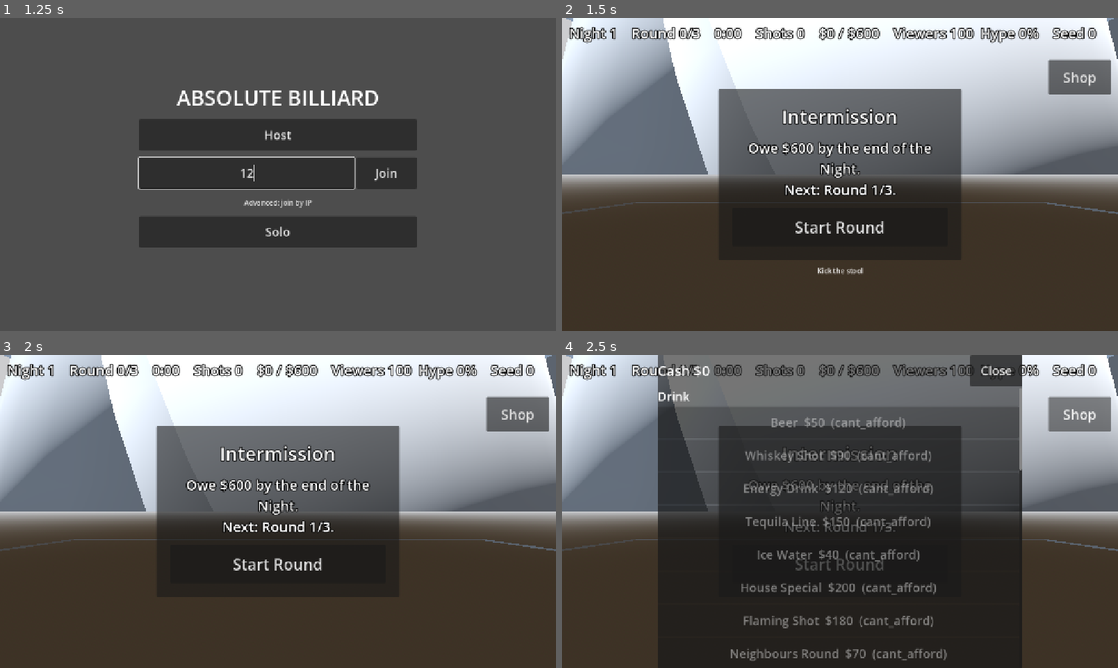
Above: before the commit, frames 1-4 (two rows, left to right).
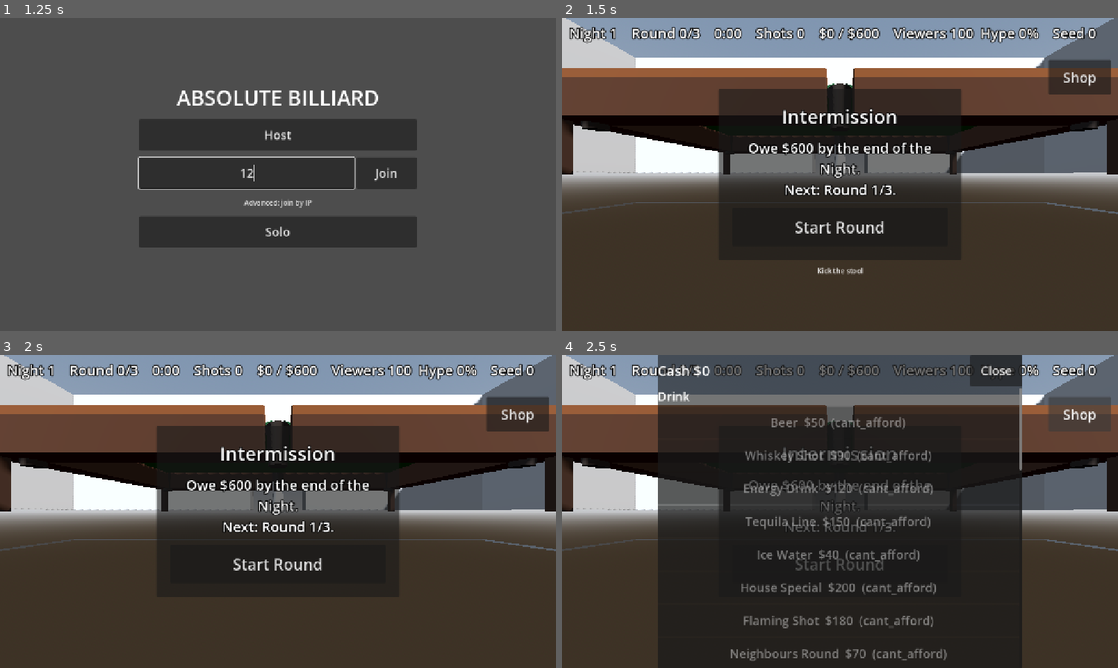
Above: after the commit, the same moments.

Repository: Cleans3/absolute-billiard
Game: Godot game, scene res://src/levels/Lobby.tscn
Two runs of this game, one before a commit and one after it. Both use one fixed random seed, a clock stepped at 60 frames per second and the inputs below.
Inputs (mouse positions are in pixels of both pictures, inside the frame that each line leads up to):
- Up to frame 1 (1.25 s): click (244, 174) at 0.52 s; type "12" at 0.6 s
- Up to frame 2 (1.5 s): click "Solo" at 1.25 s
- Up to frame 3 (2 s): no input
- Up to frame 4 (2.5 s): click "Shop" at 2 s

Frame 1 is identical in both runs. In frame 2, 42% of the frame differs, in the area x 0-100%, y 0-50%; in frame 3, 42%; in frame 4, 31%.

Commit message:
player: drink picker, derived CARRY from mirrored rig holders, rig 1 spot, bar pair probe (M6)
Co-Authored-By: Claude Sonnet 5.5 <noreply@anthropic.com>

Diff:
--- a/src/gameplay/camera/cameras.gd
+++ b/src/gameplay/camera/cameras.gd
@@ -10,7 +10,7 @@
 const POCKET_LIFT := 0.15  # aim the ray a little above the cloth so it does not start inside it
 ## Floor position + yaw per rig; rigs 1–2 are the MVP pair, 3–4 the spare tripods. [tune]
 const SPOTS: Array = [
-	[Vector3(0.0, 0.0, -0.3), 0.0],
+	[Vector3(-2.6, 0.0, -0.3), 0.0],  # ≥ 1 m from every bar prop, so a prompt never has two candidates
 	[Vector3(0.0, 0.0, -6.7), PI],
 	[Vector3(-5.2, 0.0, -3.5), -PI / 2.0],
 	[Vector3(5.2, 0.0, -3.5), PI / 2.0],
@@ -26,9 +26,13 @@
 var last_rig := &""  # the rig that won the latest score
 var last_quality := 0.0
 
+## Any rig's holder changed (host: a grab/place; client: a pose packet). The Player derives CARRY from it.
+signal holders_changed
+
 var _accum := 0.0
 var _settle := 0
 var _sent: PackedFloat32Array
+var _sent_holders: PackedInt32Array
 
 
 func _ready() -> void:
@@ -110,6 +114,7 @@
 				other.held_by = 0  # one rig per pair of hands
 		rig.held_by = peer_id
 	_settle = SETTLE_SENDS
+	holders_changed.emit()
 
 
 func _nearest(pos: Vector3) -> CameraRig:
@@ -140,12 +145,14 @@
 		return
 	_accum = 0.0
 	var poses := _poses()
-	if poses != _sent:
+	var holders := _holders()
+	if poses != _sent or holders != _sent_holders:
 		_sent = poses
+		_sent_holders = holders
 		_settle = SETTLE_SENDS
 	if _settle > 0:
 		_settle -= 1
-		push_rig_poses.rpc(poses)
+		push_rig_poses.rpc(poses, holders)
 
 
 func _poses() -> PackedFloat32Array:
@@ -155,8 +162,22 @@
 	return out
 
 
+func _holders() -> PackedInt32Array:
+	var out := PackedInt32Array()
+	for rig in rigs:
+		out.append(rig.held_by)
+	return out
+
+
 @rpc("authority", "call_remote", "unreliable_ordered", 2)
-func push_rig_poses(poses: PackedFloat32Array) -> void:
+func push_rig_poses(poses: PackedFloat32Array, holders: PackedInt32Array) -> void:
+	var moved := false
 	for i in mini(rigs.size(), poses.size() / 4):
 		rigs[i].position = Vector3(poses[i * 4], poses[i * 4 + 1], poses[i * 4 + 2])
 		rigs[i].rotation.y = poses[i * 4 + 3]
+	for i in mini(rigs.size(), holders.size()):
+		if rigs[i].held_by != holders[i]:
+			rigs[i].held_by = holders[i]
+			moved = true
+	if moved:
+		holders_changed.emit()
--- a/src/gameplay/player/player.gd
+++ b/src/gameplay/player/player.gd
@@ -15,7 +15,7 @@
 const EYE_M := 1.6
 const REACH_M := 2.0                 # same number WorldInteractions validates
 const PLACE_AHEAD_M := 1.5
-const NEEDS_DRINK_PICKER: Array[StringName] = [&"bar_serve", &"throw_drink"]  # no picker in v1
+const BAR_KINDS: Array[StringName] = [&"bar_buy", &"bar_serve", &"throw_drink"]  # one counter, one menu
 const SEAT_COLOURS: Array[Color] = [
 	Color("e0534a"), Color("4a90e0"), Color("e0c14a"), Color("5ab86a"),
 ]
@@ -33,9 +33,12 @@
 var _sim: PhysicsSim
 var _world: WorldInteractions
 var _shop: ShopMenu
+var _picker: DrinkPicker
+var _cameras: CameraRigs
 var _controls: TouchControls
 var _target: Interactable
-var _held_rig := 0                   # CameraRig number while CARRY
+var _held_rig := 0                   # CameraRig number while CARRY (derived from the mirrored holders)
+var _placing := false
 var _turn_started_msec := 0          # when this peer became shooter (shot-clock readout)
 var _jump_queued := false
 var _saved_pos := Vector3.ZERO
@@ -72,6 +75,8 @@
 	_sim = table.sim
 	_world = level.get_node_or_null("WorldInteractions")
 	_shop = level.get_node_or_null("UILayer/ShopMenu")
+	_picker = level.get_node_or_null("UILayer/DrinkPicker")
+	_cameras = level.get_node_or_null("Cameras")
 	_controls = level.get_node_or_null("UILayer/TouchControls")
 	cue.table = table
 	cue.effects = level.get_node_or_null("EffectManager")
@@ -82,8 +87,14 @@
 	_rd.rack_ready.connect(func(_seed: int) -> void: _start_turn_clock())
 	_sim.shot_rejected.connect(func(reason: StringName) -> void: _toast(String(reason).replace("_", " ")))
 	if _world != null:
-		_world.interaction_applied.connect(_on_interaction_applied)
 		_world.interaction_rejected.connect(func(_k: StringName, reason: StringName) -> void: _toast(String(reason).replace("_", " ")))
+	if _cameras != null:
+		_cameras.holders_changed.connect(_sync_carry)
+	if _picker != null:
+		_picker.picked.connect(_on_picked)
+		_picker.shop_requested.connect(func() -> void:
+			if _shop != null:
+				_shop.open())
 	if _controls != null:
 		_controls.interact_pressed.connect(interact)
 		_controls.shoot_pressed.connect(toggle_cue)
@@ -161,7 +172,10 @@
 	var best_d := REACH_M
 	for i in _probe.get_collision_count():
 		var it := _probe.get_collider(i) as Interactable
-		if it == null or it.effective_kind() in NEEDS_DRINK_PICKER:
+		if it == null:
+			continue
+		var rig := it.get_parent() as CameraRig
+		if rig != null and rig.held_by != 0:  # someone is carrying it
 			continue
 		var d := global_position.distance_to(it.global_position)
 		if d <= best_d:
@@ -169,6 +183,10 @@
 			best_d = d
 	_target = best
 	var text := best.prompt if best != null else ""
+	if best != null and best.effective_kind() in BAR_KINDS:
+		text = "Bar counter"
+	elif _picker != null and _picker.is_open():
+		_picker.close()  # walked away
 	if mode == Mode.CARRY:
 		text = "Place the camera"
 	if text != prompt:
@@ -185,9 +203,9 @@
 		return
 	if _target == null:
 		return
-	if _target.effective_kind() == &"bar_buy":  # the Shop is local UI; the host prices every purchase itself
-		if _shop != null:
-			_shop.open()
+	if _target.effective_kind() in BAR_KINDS:  # the counter menu: serve / throw here, or on to the Shop
+		if _picker != null:
+			_picker.open(&"bar_serve")
 		return
 	if not _target.try_use({}):
 		_toast("wait")
@@ -198,18 +216,32 @@
 		return
 	var fwd := -global_basis.z
 	var spot := global_position + (Vector3.ZERO if at_feet else Vector3(fwd.x, 0.0, fwd.z).normalized() * PLACE_AHEAD_M)
+	_placing = true
 	_world.request(&"move_camera", _held_rig, {&"place_at": Vector3(spot.x, 0.0, spot.z)})
 
 
-func _on_interaction_applied(peer_id: int, kind: StringName, target_id: int, _payload: Dictionary) -> void:
-	if kind != &"move_camera" or peer_id != multiplayer.get_unique_id():
-		return
-	if mode == Mode.WALK:
-		_held_rig = target_id
+## The bar counter menu's pick: the host validates reach, cooldown, Cash and the hostile caps (03 §3.4).
+func _on_picked(kind: StringName, drink_id: StringName, target_peer: int) -> void:
+	if _world != null:
+		_world.request(kind, 0, {&"drink_id": drink_id, &"target_peer": target_peer})
+
+
+## CARRY follows the host's mirrored `held_by`, never our own request: a grab the host ignored (rig already
+## held) leaves us walking, and losing the rig to someone else ends CARRY.
+func _sync_carry() -> void:
+	var mine := 0
+	for i in _cameras.rigs.size():
+		if _cameras.rigs[i].held_by == multiplayer.get_unique_id():
+			mine = i + 1
+	if mine != 0 and mode == Mode.WALK:
+		_held_rig = mine
 		_set_mode(Mode.CARRY)
-	elif mode == Mode.CARRY:
+	elif mine == 0 and mode == Mode.CARRY:
+		if not _placing:
+			_toast("camera taken")
 		_held_rig = 0
 		_set_mode(Mode.WALK)
+	_placing = false
 
 
 # --- CUE mode -------------------------------------------------------------------------------------
--- a/src/levels/MainLevel.tscn
+++ b/src/levels/MainLevel.tscn
@@ -20,6 +20,7 @@
 [ext_resource type="Script" path="res://src/gameplay/camera/cameras.gd" id="17_cameras"]
 [ext_resource type="PackedScene" path="res://src/ui/ShopMenu.tscn" id="18_shop"]
 [ext_resource type="PackedScene" path="res://src/ui/TouchControls.tscn" id="19_touch"]
+[ext_resource type="PackedScene" path="res://src/ui/DrinkPicker.tscn" id="20_picker"]
 
 [sub_resource type="ProceduralSkyMaterial" id="ProceduralSkyMaterial_main"]
 
@@ -160,6 +161,10 @@
 economy = NodePath("../../EconomyManager")
 game_loop = NodePath("../../GameLoop")
 
+[node name="DrinkPicker" parent="UILayer" node_paths=PackedStringArray("economy", "game_loop") instance=ExtResource("20_picker")]
+economy = NodePath("../../EconomyManager")
+game_loop = NodePath("../../GameLoop")
+
 [node name="Debug" parent="." instance=ExtResource("4_debug") node_paths=PackedStringArray("table", "rack", "spawner")]
 table = NodePath("../Table")
 rack = NodePath("../DemoRack")
--- /dev/null
+++ b/src/ui/DrinkPicker.tscn
@@ -0,0 +1,13 @@
+[gd_scene format=3]
+
+[ext_resource type="Script" path="res://src/ui/drink_picker.gd" id="1_picker"]
+
+[node name="DrinkPicker" type="Control"]
+layout_mode = 3
+anchors_preset = 15
+anchor_right = 1.0
+anchor_bottom = 1.0
+grow_horizontal = 2
+grow_vertical = 2
+mouse_filter = 2
+script = ExtResource("1_picker")
--- /dev/null
+++ b/src/ui/drink_picker.gd
@@ -0,0 +1,145 @@
+class_name DrinkPicker
+extends Control
+## The bar counter's menu (docs/plan/08 §5, 03 §3.6): serve a drink to a crew member, throw one at the shooter,
+## or jump to the Shop. Touch-sized rows. It only reports what was tapped (`picked`); the Player sends the
+## world interaction and the host validates it. Rows grey out from mirrored state, so it reads the same everywhere.
+
+signal picked(kind: StringName, drink_id: StringName, target_peer: int)
+signal shop_requested
+
+const ROW_HEIGHT := 72
+const FONT_SIZE := 28
+
+@export var economy: EconomyManager
+@export var game_loop: GameLoop
+
+var kind := &"bar_serve"
+var target_peer := 0  ## 0 = me
+var _rows: Dictionary = {}  # drink id -> Button
+var _targets: Dictionary = {}  # peer id -> Button
+var _panel: PanelContainer
+var _target_row: HBoxContainer
+var _mode_buttons: Dictionary = {}  # kind -> Button
+
+
+func _ready() -> void:
+	_panel = PanelContainer.new()
+	_panel.set_anchors_preset(Control.PRESET_CENTER)
+	_panel.custom_minimum_size = Vector2(780, 640)
+	_panel.grow_horizontal = Control.GROW_DIRECTION_BOTH
+	_panel.grow_vertical = Control.GROW_DIRECTION_BOTH
+	add_child(_panel)
+	var box := VBoxContainer.new()
+	_panel.add_child(box)
+	var modes := HBoxContainer.new()
+	box.add_child(modes)
+	for k: Array in [[&"bar_serve", "Serve"], [&"throw_drink", "Throw"]]:
+		var b := _button(k[1])
+		b.pressed.connect(open.bind(k[0]))
+		modes.add_child(b)
+		_mode_buttons[k[0]] = b
+	var shop := _button("Shop")
+	shop.pressed.connect(func() -> void:
+		close()
+		shop_requested.emit())
+	modes.add_child(shop)
+	var x := _button("Close")
+	x.pressed.connect(close)
+	modes.add_child(x)
+	_target_row = HBoxContainer.new()
+	box.add_child(_target_row)
+	var scroll := ScrollContainer.new()
+	scroll.size_flags_vertical = Control.SIZE_EXPAND_FILL
+	scroll.horizontal_scroll_mode = ScrollContainer.SCROLL_MODE_DISABLED
+	box.add_child(scroll)
+	var list := VBoxContainer.new()
+	list.size_flags_horizontal = Control.SIZE_EXPAND_FILL
+	scroll.add_child(list)
+	for it in ShopCatalog.in_category(&"drink"):
+		var row := _button("")
+		row.custom_minimum_size = Vector2(0, ROW_HEIGHT)
+		row.pressed.connect(_pick.bind(it.id))
+		list.add_child(row)
+		_rows[it.id] = row
+	if economy != null:
+		economy.cash_changed.connect(func(_b: int, _d: int, _r: StringName) -> void: _refresh())
+	if game_loop != null:
+		game_loop.phase_changed.connect(func(_p: GameLoop.Phase) -> void: _refresh())
+	close()
+
+
+func is_open() -> bool:
+	return _panel.visible
+
+
+func open(k: StringName = &"bar_serve") -> void:
+	kind = k
+	_panel.show()
+	_build_targets()
+	_refresh()
+
+
+func close() -> void:
+	_panel.hide()
+
+
+func _pick(drink_id: StringName) -> void:
+	var target := target_peer if target_peer != 0 else multiplayer.get_unique_id()
+	close()
+	picked.emit(kind, drink_id, target)
+
+
+func _build_targets() -> void:
+	for c in _target_row.get_children():
+		c.queue_free()
+	_targets.clear()
+	_target_row.visible = kind == &"bar_serve"
+	if kind != &"bar_serve":
+		return
+	var me := multiplayer.get_unique_id()
+	var roster: Array = get_tree().root.get_node(^"NetManager").call(&"get_roster")  # by path: probes compile before autoloads
+	if target_peer == 0:
+		target_peer = me
+	for e: Dictionary in roster:
+		var b := _button(("You" if e.peer_id == me else str(e.name)))
+		b.toggle_mode = true
+		b.pressed.connect(func() -> void:
+			target_peer = e.peer_id
+			_refresh())
+		_target_row.add_child(b)
+		_targets[e.peer_id] = b
+
+
+## Only while open: relabels ~11 buttons on a state change, never per frame.
+func _refresh() -> void:
+	if _panel == null or not _panel.visible:
+		return
+	for k: StringName in _mode_buttons:
+		(_mode_buttons[k] as Button).disabled = k == kind
+	for pid: int in _targets:
+		(_targets[pid] as Button).button_pressed = pid == target_peer
+	var live := game_loop != null and game_loop.phase == GameLoop.Phase.ROUND_LIVE
+	for id: StringName in _rows:
+		var it := ShopCatalog.item(id)
+		var d := it.payload as Drink
+		var why := &""
+		if kind == &"throw_drink":
+			if not live:
+				why = &"needs a live Round"
+			elif economy != null and economy.cash < it.cost_cash:
+				why = &"cant_afford"
+		elif live and not d.mid_round:
+			why = &"intermission_only"
+		elif economy != null:
+			why = economy.can_buy(id)
+		var row: Button = _rows[id]
+		row.text = "%s  $%d" % [String(id).capitalize(), it.cost_cash] + ("" if why == &"" else "  (%s)" % why)
+		row.disabled = why != &""
+
+
+func _button(text: String) -> Button:
+	var b := Button.new()
+	b.text = text
+	b.custom_minimum_size = Vector2(120, 56)
+	b.add_theme_font_size_override(&"font_size", FONT_SIZE)
+	return b
--- /dev/null
+++ b/tests/player/bar_pair_probe.gd
@@ -0,0 +1,174 @@
+extends SceneTree
+## Two-peer bar probe (run through tests/net/pair.sh): the client serves the host a drink from the counter
+## picker (the host sees the Effect and the Cash leave), then tries to grab a camera rig the host is carrying
+## and stays in WALK (mirrored held_by), and grabs it once the host has placed it.
+##   tests/net/pair.sh tests/player/bar_pair_probe.gd
+## Prints `BARPAIR HOST OK` / `BARPAIR CLIENT OK`.
+
+const COUNTER := Vector3(5.5, 0.05, 4.6)
+
+var role := ""
+var port := 0
+var nm: Node
+var level: Node
+var rd: RoundDirector
+var player: Player
+var cams: CameraRigs
+var world: WorldInteractions
+var econ: EconomyManager
+var fx: EffectManager
+var _fake_ms := 0
+
+
+func _init() -> void:
+	for a in OS.get_cmdline_user_args():
+		if a.begins_with("--role="):
+			role = a.substr(7)
+		elif a.begins_with("--port="):
+			port = int(a.substr(7))
+	call_deferred("_run")
+
+
+func _fail(msg: String) -> void:
+	printerr("BARPAIR %s FAIL: %s" % [role.to_upper(), msg])
+	quit(1)
+
+
+func _until(cond: Callable, what: String, sec := 20.0) -> void:
+	var t0 := Time.get_ticks_msec()
+	while not cond.call():
+		await process_frame
+		if Time.get_ticks_msec() - t0 > sec * 1000.0:
+			_fail("timeout waiting for " + what)
+			await create_timer(60).timeout
+
+
+func _file(name: String) -> String:
+	return OS.get_environment("PAIR_DIR") + "/" + name
+
+
+func _flag(name: String) -> void:
+	var f := FileAccess.open(_file(name), FileAccess.WRITE)
+	f.store_string("1")
+	f.close()
+
+
+func _wait_flag(name: String, sec := 30.0) -> void:
+	await _until(func() -> bool: return FileAccess.file_exists(_file(name)), name, sec)
+
+
+func _stand_at(pos: Vector3) -> void:
+	player.collision_mask |= 1  # the level floor is still on layer 1 (PERF moves it to 4); without it the walker falls through
+	player.global_position = pos
+	player.velocity = Vector3.ZERO
+	player.rotation.y = 0.0
+
+
+func _run() -> void:
+	nm = root.get_node("NetManager")
+	nm.config.direct_port = port
+	if role == "host":
+		nm.host(nm.Transport.ENET_DIRECT)
+		print("LISTENING")
+		await _until(func() -> bool: return nm.get_roster().size() == 2, "roster == 2")
+		nm.start_game()
+	else:
+		nm.join_direct("127.0.0.1", port)
+		await _until(func() -> bool: return nm.get_roster().size() == 2, "roster == 2")
+	await _until(func() -> bool: return current_scene != null and current_scene.name == "MainLevel", "MainLevel")
+	level = current_scene
+	rd = level.get_node("RoundDirector")
+	cams = level.get_node("Cameras")
+	world = level.get_node("WorldInteractions")
+	econ = level.get_node("EconomyManager")
+	fx = level.get_node("EffectManager")
+	if role == "host":
+		var gl: GameLoop = level.get_node("GameLoop")
+		await _until(func() -> bool: return gl.phase == GameLoop.Phase.INTERMISSION, "campaign at Intermission")
+		gl.advance()
+	await _until(func() -> bool: return rd.get_balls().size() > 5 and rd.get("_round_active"), "rack on this peer")
+	await _until(func() -> bool: return level.get_node("PlayerSlots").get_child_count() == 2, "both slots")
+	player = level.get_node("PlayerSpawner").get_local_player() as Player
+	if role == "host":
+		await _host()
+	else:
+		await _client()
+
+
+func _host() -> void:
+	var client_id := int(nm.get_roster()[1].peer_id)
+	var spawner = level.get_node("PlayerSpawner")
+	econ.add_cash(1000, &"test")
+	var beer := FxCatalog.drink(&"beer")
+	var seen: Array[Vector2i] = []  # [target, owner]
+	fx.effect_applied.connect(func(id: StringName, target: int, owner_id: int, _d: float) -> void:
+		if beer.effects.any(func(e: Effect) -> bool: return e.id == id):
+			seen.append(Vector2i(target, owner_id)))
+	_flag("host_ready")
+	await _wait_flag("client_at_bar")
+	await _until(func() -> bool: return spawner.get_player_position(client_id).distance_to(COUNTER) < 1.5, "client's avatar at the counter", 10.0)
+	_flag("host_saw_bar")
+	await _until(func() -> bool: return not seen.is_empty(), "the served drink's Effect", 20.0)
+	if not seen.has(Vector2i(1, client_id)):
+		_fail("beer Effect landed as %s, expected target 1 owner %d" % [seen, client_id])
+	if econ.cash != 1000 - ShopCatalog.item(&"beer").cost_cash:
+		_fail("host Cash %d after the serve" % econ.cash)
+	# camera rig: the host carries it, the client cannot take it, then it is placed and the client can
+	world.clock = func() -> int: return _fake_ms
+	var rig := cams.rigs[0]
+	_stand_at(rig.global_position + Vector3(-0.1, 0.05, -0.4))
+	await _until(func() -> bool: return player.prompt == "Grab camera", "host sees the grab prompt", 5.0)
+	player.interact()
+	await _until(func() -> bool: return player.mode == Player.Mode.CARRY and rig.held_by == 1, "host CARRY", 5.0)
+	_flag("host_carrying")
+	await _wait_flag("client_tried")
+	if rig.held_by != 1:
+		_fail("host lost the rig to the client's request (held_by %d)" % rig.held_by)
+	_fake_ms += 6000
+	player.place_camera(true)
+	await _until(func() -> bool: return rig.held_by == 0 and player.mode == Player.Mode.WALK, "host placed the rig", 5.0)
+	_flag("host_placed")
+	await _until(func() -> bool: return rig.held_by == client_id, "client grabbed the placed rig", 20.0)
+	await _wait_flag("client_done")
+	print("BARPAIR HOST OK")
+	quit(0)
+
+
+func _client() -> void:
+	var picker: DrinkPicker = level.get_node("UILayer/DrinkPicker")
+	var controls: TouchControls = level.get_node("UILayer/TouchControls")
+	controls.touch = true
+	await _wait_flag("host_ready")
+	await _until(func() -> bool: return econ.cash >= 1000, "mirrored Cash", 10.0)
+	_stand_at(COUNTER)
+	await _until(func() -> bool: return player.prompt == "Bar counter", "counter prompt", 5.0)
+	_flag("client_at_bar")
+	await _wait_flag("host_saw_bar")
+	player.interact()
+	if not picker.is_open():
+		_fail("picker did not open")
+	picker.target_peer = 1
+	picker._rows[&"beer"].pressed.emit()
+	# rig: the host is carrying rig 1; ours is a request the host ignores
+	await _wait_flag("host_carrying")
+	var rig := cams.rigs[0]
+	await _until(func() -> bool: return rig.held_by == 1, "mirrored held_by == host", 5.0)
+	_stand_at(rig.global_position + Vector3(0.5, 0.05, 0.0))
+	await create_timer(0.3).timeout
+	if player.prompt == "Grab camera":
+		_fail("a carried rig is still offered")
+	world.request(&"move_camera", 1, {})
+	await create_timer(1.5).timeout
+	if player.mode != Player.Mode.WALK or rig.held_by != 1:
+		_fail("mode %d / held_by %d after grabbing a carried rig" % [player.mode, rig.held_by])
+	_flag("client_tried")
+	await _wait_flag("host_placed")
+	await _until(func() -> bool: return rig.held_by == 0, "mirrored: rig free", 5.0)
+	_stand_at(rig.global_position + Vector3(-0.1, 0.05, -0.4))
+	await _until(func() -> bool: return player.prompt == "Grab camera", "grab prompt on the placed rig", 5.0)
+	player.interact()
+	await _until(func() -> bool: return player.mode == Player.Mode.CARRY, "client CARRY from the mirrored holder", 5.0)
+	_flag("client_done")
+	await create_timer(1.0).timeout
+	print("BARPAIR CLIENT OK")
+	quit(0)
--- a/tests/player/player_probe.gd
+++ b/tests/player/player_probe.gd
@@ -409,6 +409,7 @@
 # --- interact prompt, shop, camera carry --------------------------------------------------------------
 
 func _stand_at(pos: Vector3) -> void:
+	player.collision_mask |= 1  # the level floor is still on layer 1 (PERF moves it to 4)
 	player.global_position = pos
 	player.velocity = Vector3.ZERO
 	player.rotation.y = 0.0
@@ -425,13 +426,54 @@
 	_check(player.prompt == "", "no prompt out of reach: '%s'" % player.prompt)
 	_stand_at(Vector3(5.5, 0.05, 4.6))
 	await _physics(6)
-	_check(player.prompt == "Buy a drink", "bar counter prompts the shop (drink pickers excluded): '%s'" % player.prompt)
+	_check(player.prompt == "Bar counter", "the three counter props share one prompt: '%s'" % player.prompt)
+	var picker: DrinkPicker = level.get_node("UILayer/DrinkPicker")
+	var shop: ShopMenu = level.get_node("UILayer/ShopMenu")
+	var econ: EconomyManager = level.get_node("EconomyManager")
+	var world: WorldInteractions = level.get_node("WorldInteractions")
 	player.interact()
-	var shop: ShopMenu = level.get_node("UILayer/ShopMenu")
-	_check(shop._panel.visible, "bar_buy opens the ShopMenu")
+	_check(picker.is_open() and picker.kind == &"bar_serve", "Interact at the counter opens the drink picker")
+	_check(picker._rows.size() == ShopCatalog.in_category(&"drink").size(), "one row per drink")
+	for id: StringName in picker._rows:
+		var row: Button = picker._rows[id]
+		_check(row.custom_minimum_size.y >= 48.0, "row %s is touch-sized" % id)
+	picker.open(&"throw_drink")
+	_check(picker._rows[&"beer"].disabled, "throw rows grey out without Cash")
+	econ.add_cash(1000, &"test")
+	picker.open(&"bar_serve")
+	_check(not picker._rows[&"beer"].disabled, "serve row beer is enabled with Cash: %s" % picker._rows[&"beer"].text)
+	_check(picker._rows[&"energy_drink"].disabled, "intermission-only drink greyed while a Round is live")
+	var bought: Array[StringName] = []
+	econ.item_purchased.connect(func(id: StringName, _b: int) -> void: bought.append(id))
+	var cash0 := econ.cash
+	picker._rows[&"beer"].pressed.emit()
+	await _frames(2)
+	_check(not picker.is_open(), "a pick closes the picker")
+	_check(bought == [&"beer"] and econ.cash == cash0 - ShopCatalog.item(&"beer").cost_cash, "serve went to the host: drink bought (%s)" % [bought])
+	var rejected: Array[StringName] = []
+	world.interaction_rejected.connect(func(_k: StringName, r: StringName) -> void: rejected.append(r))
+	picker.open(&"throw_drink")
+	picker._rows[&"beer"].pressed.emit()
+	await _frames(2)
+	_check(rejected == [&"shooter_cant_grief"], "throw reached the host's hostile rules: %s" % [rejected])
+	picker.open(&"bar_serve")
+	picker.shop_requested.emit()
+	_check(shop._panel.visible, "picker's Shop button opens the ShopMenu")
 	shop.close()
+	picker.open(&"bar_serve")
+	_stand_at(Vector3(-1.0, 0.05, 3.0))
+	await _physics(6)
+	_check(not picker.is_open(), "walking away closes the picker")
+	# no two Interactables closer than 1 m (except the counter's own three)
+	var props := get_nodes_in_group(&"interactable")
+	for i in props.size():
+		for j in range(i + 1, props.size()):
+			var pa := props[i] as Interactable
+			var pb := props[j] as Interactable
+			if pa.effective_kind() in Player.BAR_KINDS and pb.effective_kind() in Player.BAR_KINDS:
+				continue
+			_check(pa.global_position.distance_to(pb.global_position) >= 1.0, "%s and %s are %.2f m apart" % [pa.effective_kind(), pb.effective_kind(), pa.global_position.distance_to(pb.global_position)])
 	# camera carry
-	var world: WorldInteractions = level.get_node("WorldInteractions")
 	world.clock = func() -> int: return _fake_ms
 	var cams: CameraRigs = level.get_node("Cameras")
 	var rig := cams.rigs[0]
@@ -442,6 +484,13 @@
 	await _frames(2)
 	_check(player.mode == Player.Mode.CARRY, "grab → CARRY")
 	_check(rig.held_by == root.multiplayer.get_unique_id(), "host marked the rig held")
+	# host says someone else holds it: CARRY ends, and the rig is no longer offered
+	rig.held_by = 999
+	cams.holders_changed.emit()
+	_check(player.mode == Player.Mode.WALK, "held_by mismatch ends CARRY")
+	rig.held_by = root.multiplayer.get_unique_id()
+	cams.holders_changed.emit()
+	_check(player.mode == Player.Mode.CARRY, "held_by == me (re)enters CARRY")
 	_fake_ms += 6000
 	_stand_at(Vector3(-2.0, 0.05, 3.0))
 	await _physics(4)
Not shown, added: src/ui/drink_picker.gd.uid
Not shown, added: tests/player/player_pair_probe.gd.uid
Not shown, added: tests/player/player_probe.gd.uid
Not shown, changed: docs/plan/04-architecture-netcode.md
Not shown, changed: docs/plan/08-player.md
